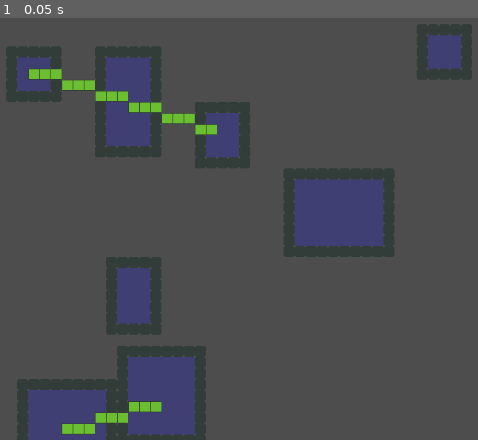
Above: before the commit, frame 1.
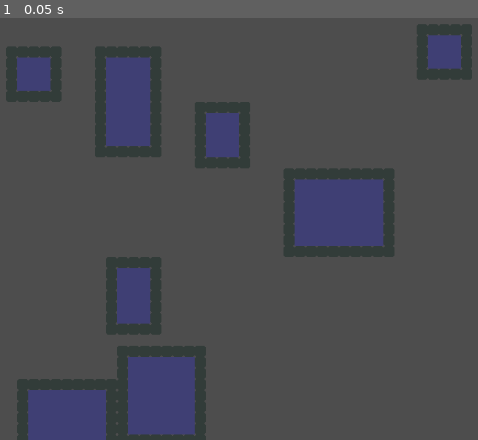
Above: after the commit, the same moment.

Repository: JBlitzar/RogueLike
Game: Godot game, scene res://RoomLevel.tscn
The game is run twice, just before and just after one commit, with the same random seed, the same clock (stepped at 60 frames per second) and the same inputs.
Inputs:
- Up to frame 1 (0.05 s): no input

The runs differ from the first frame. In frame 1, 1.5% of the frame differs, in the area x 5-46%, y 12-99%.
Error after the commit: Invalid assignment of property or key '_tiles' with value of type 'Array' on a base object of type 'RefCounted (Passage)'. (res://Passage.gd:17)

Commit message:
actually fixed world generation (probably)

Diff:
--- a/Passage.gd
+++ b/Passage.gd
@@ -8,10 +8,14 @@
 	self.r2 = r2
 	assert(not self.r1.check_collide(self.r2) , "ERROR: Collision check failure");
 func place_tile(x,y, tilemap):
+	print(x,y)
 	tilemap.set_cell(0, Vector2i(x,y), 0, Vector2i(0, 1))
+
 func render_connection(tilemap):
 	var start = self.r1.get_center()
 	var end = self.r2.get_center()
+	self._tiles = []
+	"""
 	#var line = Line2D.new()
 	#line.add_point(Vector2(start[0]*16,start[1]*16))
 	#line.add_point(Vector2(end[0]*16,end[1]*16))
@@ -31,7 +35,7 @@
 			#2 points, x,gapY, nextX,nextgapy
 		prevX = x
 		prevY = gapY
-	"""place_tile(start[0],start[1],tilemap)
+	place_tile(start[0],start[1],tilemap)
 	var curRise = 0
 	var curRun = 1
 	var curX = start[0]
@@ -50,8 +54,32 @@
 		if curX == end[0] and curY == end[1]:
 			break;
 
+	"""
+	var leastXNode = null
+	var mostXNode = null
+	var leastYNode = null
+	var mostYNode = null
 
-	for i in range(min(start[0],end[0]),max(start[0],end[0])+1):
-		place_tile(i,min(start[1],end[1]),tilemap)
-	for j in range(min(start[1],end[1]),max(start[1],end[1])):
-		place_tile(min(start[0],end[0]),j,tilemap)"""
+	if start[0] > end[0]:
+		leastXNode = end
+		mostXNode = start
+	else:
+		leastXNode = start
+		mostXNode = end
+	if start[1] > end[1]:
+		leastYNode = end
+		mostYNode = start
+	else:
+		leastYNode = start
+		mostYNode = end
+
+	for i in range(leastXNode[0],mostXNode[0]+1):
+		place_tile(i,leastYNode[1],tilemap)
+
+
+	if leastXNode[1] == leastYNode[1]:
+		for j in range(leastYNode[1],mostYNode[1]+1):
+			place_tile(mostXNode[0],j,tilemap)
+	else:
+		for j in range(leastYNode[1],mostYNode[1]+1):
+			place_tile(leastXNode[0],j,tilemap)
